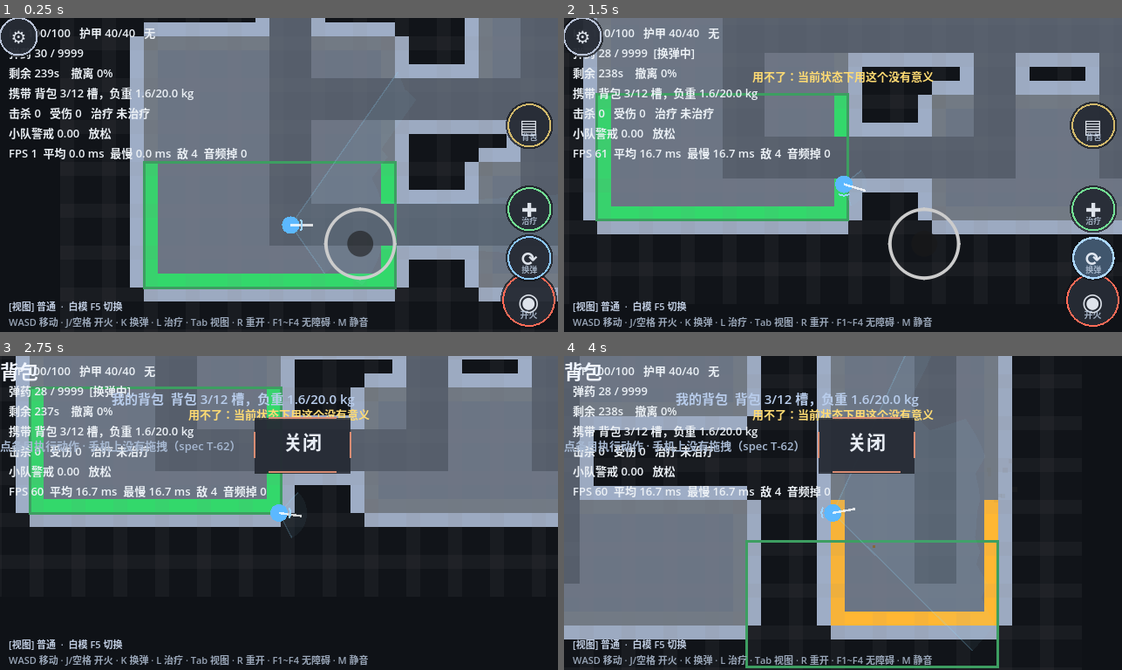
Above: before the commit, frames 1-4 (two rows, left to right).
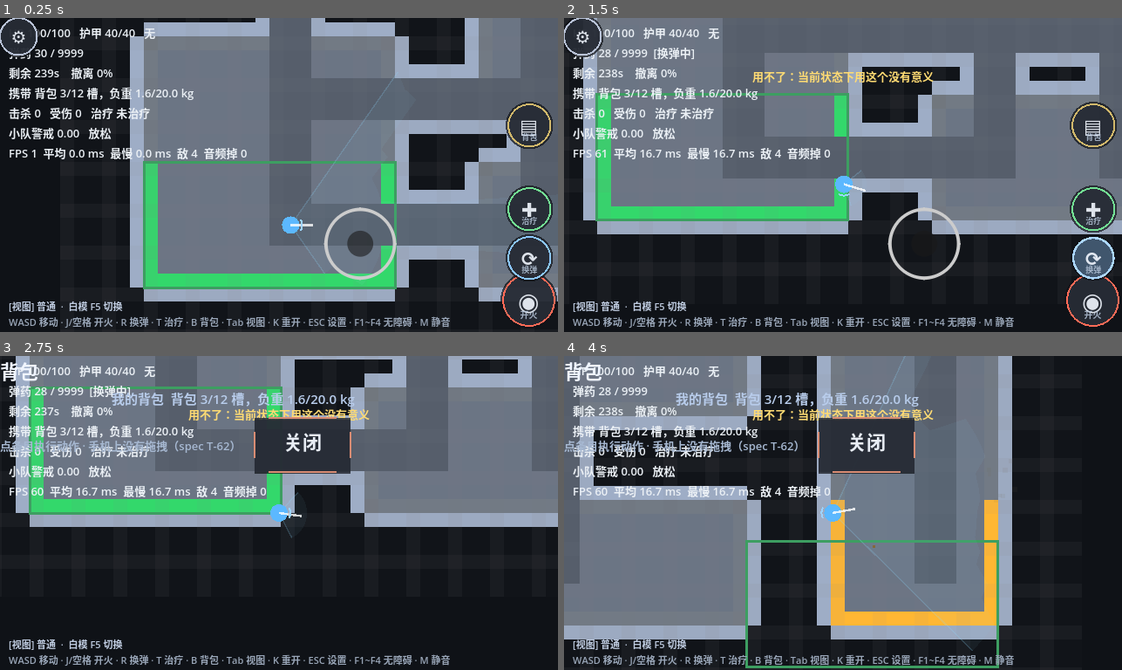
Above: after the commit, the same moments.

Repository: gungnior/SDCgame
Game: Godot game, scene res://view/raid_scene.tscn
The game is run twice, just before and just after one commit, with the same random seed, the same clock (stepped at 60 frames per second) and the same inputs.
Inputs (mouse positions are in pixels of both pictures, inside the frame that each line leads up to):
- Up to frame 1 (0.25 s): no input
- Up to frame 2 (1.5 s): tap Enter at 0.5 s; move the mouse to (1094, 300) at 0.52 s; hold D (move_right) 0.53-1.28 s; tap R at 0.6 s; click (1094, 300) at 0.67 s; tap Space at 0.77 s; move the mouse to (1094, 256) at 1.27 s; hold S (move_down) from 1.28 s (still down); tap T at 1.35 s; click (1094, 256) at 1.42 s
- Up to frame 3 (2.75 s): tap Space at 1.52 s; move the mouse to (530, 547) at 2.02 s; release S (move_down) at 2.03 s; hold D (move_right) from 2.03 s (still down); tap B at 2.1 s; click (530, 547) at 2.17 s
- Up to frame 4 (4 s): tap Space at 2.75, 3.02, 3.77 s; move the mouse to (792, 434) at 2.77 s; release D (move_right) at 2.78 s; hold W (move_up) 2.78-3.53 s; tap K at 2.85 s; click (792, 434) at 2.92 s; move the mouse to (1094, 462) at 3.52 s; hold A (move_left) from 3.53 s (still down); tap L at 3.6 s; click (1094, 462) at 3.67 s

The runs differ from the first frame. In frame 1, 0.9% of the frame differs, in the area x 21-81%, y 95-99%; in frame 2, 0.9%; in frame 3, 0.9%; in frame 4, 0.9%.
Error in both runs: Trying to get a return value of a method that returns "void" (res://ui/touch_button.gd:91)

Commit message:
refactor(view): 从 raid_scene.gd 抽出 HUD -> view/raid_hud.gd
raid_scene.gd 曾 1676 行 / 51 函数 / 89 顶层变量，50% 的提交都要改它。
其中 _update_hud 是纯追加型（每加一个统计量都要碰），是最大冲突面之一。

- view/raid_hud.gd   新增：Labels / toast / 尸体提示 / 文本缓存
- raid_scene.gd      1677 -> 1539 行，_update_hud/_toast/_bag_key_hint 改为委托

## 设计取舍
RaidHud.scene **故意不加类型**（duck typing）：用 Node2D 的话 GDScript 编译期
就拒绝 scene.player_pos 这类场景自定义成员。代价是写错名字要运行时才报错 ——
所以每次改完必须真跑场景 + 截图，不能只看编译过。

## 验证
- 775 项测试通过（3 条源码级断言因代码搬家而失效，已改为指向 raid_hud.gd；
  顺带加了「场景必须委托 raid_hud.refresh()」防回退）
- PC 端 51 项端到端验证通过
- **截图确认 HUD 全部元素与拆分前一致**（这是关键 —— 编译过 ≠ 画得出来）

Diff:
--- a/test/suites/s07_ui_mobile.gd
+++ b/test/suites/s07_ui_mobile.gd
@@ -211,12 +211,20 @@
 	# 查证：HUD 那一路还在用 `Performance.TIME_PROCESS`，
 	# 而它在 Android 上正是【已经被遥测判定为不可靠】并被换掉的那个。
 	# （同一个坑踩了两次：先修遥测、漏了 HUD。）
+	# ⚠️ HUD 的绘制代码已经搬到 `view/raid_hud.gd`（拆分 raid_scene.gd 上帝对象）。
+	#    所以断言要分别看两处：**场景里不许有**（防回退），**HUD 模块里必须有**。
+	#    （拆分让这条断言失效了一次 —— 这是好事：说明守卫确实盯着源码文本。）
 	var rs := FileAccess.get_file_as_string("res://view/raid_scene.gd")
+	var rh := FileAccess.get_file_as_string("res://view/raid_hud.gd")
 	# ⚠️ 只检查**实际调用** —— 注释里会提到它（说明为什么不能用），不算违规
 	_check(not rs.contains("get_monitor(Performance.TIME_PROCESS)"),
-		"HUD 不得再使用 Performance.TIME_PROCESS（Android 上会与 FPS 自相矛盾）")
-	_check(rs.contains("Tel.last_avg_ms()"), "HUD 用遥测的墙钟均值")
-	_check(rs.contains("Tel.last_worst_ms()"), "HUD 用遥测的墙钟最慢值")
+		"不得再使用 Performance.TIME_PROCESS（Android 上会与 FPS 自相矛盾）")
+	_check(not rh.contains("get_monitor(Performance.TIME_PROCESS)"),
+		"HUD 模块也不得使用它")
+	_check(rh.contains("Tel.last_avg_ms()"), "HUD 用遥测的墙钟均值")
+	_check(rh.contains("Tel.last_worst_ms()"), "HUD 用遥测的墙钟最慢值")
+	_check(rs.contains("raid_hud.refresh()"),
+		"场景把 HUD 刷新委托给 RaidHud（而不是把逻辑留回场景里）")
 	var tel := FileAccess.get_file_as_string("res://telemetry/telemetry.gd")
 	_check(tel.contains("func last_avg_ms"), "Tel 暴露 last_avg_ms")
 	_check(tel.contains("func last_worst_ms"), "Tel 暴露 last_worst_ms")
--- a/test/suites/s09_whitebox_ai.gd
+++ b/test/suites/s09_whitebox_ai.gd
@@ -328,10 +328,12 @@
 	# 用户 PC 实测："和敌人尸体没法交互。（战利品系统呢）"
 	# 尸体其实已经生成、也能搜 —— 问题是【没有可见入口】。
 	var rs := FileAccess.get_file_as_string("res://view/raid_scene.gd")
+	var rh := FileAccess.get_file_as_string("res://view/raid_hud.gd")
 	_check(rs.contains("_spawn_corpse(tgt)"), "击杀后会生成尸体容器")
-	_check(rs.contains("corpse_label"), "HUD 有『附近有尸体』的提示")
-	_check(rs.contains("func _bag_key_hint()"), "提示里带按键（触屏/PC 文案不同）")
-	_check(rs.contains("raid.corpse_near(player_pos)"), "每帧检测附近尸体")
+	# ⚠️ 尸体提示的绘制已搬到 view/raid_hud.gd（拆分上帝对象）。
+	_check(rh.contains("corpse_label"), "HUD 有『附近有尸体』的提示")
+	_check(rh.contains("func bag_key_hint"), "提示里带按键（触屏/PC 文案不同）")
+	_check(rh.contains("raid.corpse_near(scene.player_pos)"), "每帧检测附近尸体")
 	# SettingsMenu 不能和 Object._get 撞名（踩过一次编译失败）
 	var sm := FileAccess.get_file_as_string("res://ui/settings_menu.gd")
 	_check(not sm.contains("func _get("),
--- /dev/null
+++ b/view/raid_hud.gd
@@ -0,0 +1,203 @@
+class_name RaidHud
+extends CanvasLayer
+
+## 突袭 HUD —— 从 `view/raid_scene.gd` 抽出来
+##
+## ─── 为什么抽 ───
+## `raid_scene.gd` 曾长到 **1676 行 / 51 个函数 / 89 个顶层变量**，
+## 而统计 36 次提交有 **50% 都要改它**。其中 `_update_hud()` 是**纯追加型**函数 ——
+## 每加一个统计量就要改它一次；`_draw()` 同理。
+## 这两处是 raid_scene.gd 上最大的冲突面，所以优先切出来。
+##
+## ─── 怎么访问场景状态 ───
+## `scene` **故意不加类型**（duck typing）：
+## 用 `Node2D` 类型的话，GDScript 在编译期就会拒绝 `scene.player_pos` 这类
+## 场景自定义成员；不加类型则留到运行期解析。
+## 这样搬过来的代码几乎只需要把 `vitals` 改成 `scene.vitals`。
+## （代价：写错名字要到运行时才报错 —— 所以每次改完必须真跑场景验证。）
+
+## 宿主场景（RaidScene）。无类型，见上面的说明。
+var scene = null
+var is_touch := false
+var hud_fs := 13
+
+var hud_label: Label = null
+var hint_label: Label = null
+var view_label: Label = null
+var corpse_label: Label = null
+var toast_label: Label = null
+
+## 短提示状态（手机上唯一的即时反馈渠道）
+var toast_text := ""
+var toast_until := 0.0
+
+## 文本缓存：只在变化时才赋给 Label.text
+##
+## ⚠️ Godot 里给 `Label.text` 赋值（**哪怕值相同**）也会触发
+##    `update_minimum_size` -> 布局重算。每帧都设是移动端常见的隐形开销
+##    （真机"自动开火卡顿"的次要来源）。
+var _cache_hud := ""
+var _cache_view := ""
+var _cache_hint := ""
+var _cache_toast := ""
+var _cache_corpse := ""
+
+
+## 建立全部 HUD 控件。由场景在 _setup_view() 里调用。
+func setup(p_is_touch: bool) -> void:
+	is_touch = p_is_touch
+	# 手机上字号要更大（真机反馈：默认 13px 在手机上偏小）
+	hud_fs = 16 if is_touch else 13
+
+	hud_label = Label.new()
+	# ⚠️ 触屏时左上角有【齿轮按钮】（打开设置/暂停），HUD 第一行会被它压住。
+	#    实测截图里 "HP 100/100" 的 H 直接被齿轮盖掉。
+	hud_label.position = Vector2(64 if is_touch else 10, 6)
+	hud_label.add_theme_font_size_override("font_size", hud_fs)
+	hud_label.add_theme_color_override("font_color", Color(0.92, 0.94, 0.96))
+	add_child(hud_label)
+
+	# ⚠️ 底部两行必须【锚定到左下】而不是写死 y 坐标。
+	#    改成 stretch/aspect="expand" 后，视口高度会随设备比例变化，
+	#    写死 342 在长屏上会飘到屏幕中间（真机踩过）。
+	hint_label = Label.new()
+	hint_label.set_anchors_preset(Control.PRESET_BOTTOM_LEFT)
+	hint_label.position = Vector2(10, -20)
+	hint_label.add_theme_font_size_override("font_size", hud_fs - 2)
+	hint_label.add_theme_color_override("font_color", Color(0.6, 0.65, 0.72))
+	add_child(hint_label)
+
+	view_label = Label.new()
+	view_label.set_anchors_preset(Control.PRESET_BOTTOM_LEFT)
+	view_label.position = Vector2(10, -38)
+	view_label.add_theme_font_size_override("font_size", hud_fs - 2)
+	view_label.add_theme_color_override("font_color", Color(0.75, 0.80, 0.88))
+	add_child(view_label)
+
+	toast_label = Label.new()
+	toast_label.set_anchors_preset(Control.PRESET_CENTER_TOP)
+	toast_label.position = Vector2(-160, 56)
+	toast_label.size = Vector2(320, 24)
+	toast_label.horizontal_alignment = HORIZONTAL_ALIGNMENT_CENTER
+	toast_label.add_theme_font_size_override("font_size", hud_fs)
+	toast_label.add_theme_color_override("font_color", Color(1.0, 0.86, 0.45))
+	toast_label.visible = false
+	add_child(toast_label)
+
+
+## 弹一条短提示（2 秒）。手机上唯一的即时反馈渠道。
+func toast(msg: String, seconds: float = 2.0) -> void:
+	toast_text = msg
+	toast_until = (scene._time if scene != null else 0.0) + seconds
+	if Tel != null:
+		Tel.emit("toast", {"msg": msg})
+
+
+## 搜索/背包的按键提示文案（触屏与 PC 不同）
+func bag_key_hint() -> String:
+	return "背包按钮" if is_touch else "B"
+
+
+## 结算界面弹出时整体收起（否则会和结算文字叠在一起）
+func set_all_visible(v: bool) -> void:
+	if hud_label != null:
+		hud_label.visible = v
+	if hint_label != null:
+		hint_label.visible = v
+	if view_label != null:
+		view_label.visible = v
+
+
+## 每帧刷新全部 HUD 文本。原 `raid_scene._update_hud()`。
+func refresh() -> void:
+	if scene == null or scene.raid == null:
+		return
+	var raid = scene.raid
+	var vitals = scene.vitals
+	var lines: Array[String] = []
+	lines.append("HP %d/%d   护甲 %d/%d   %s" % [
+		vitals.hp, vitals.max_hp, vitals.armor, vitals.max_armor,
+		Vitals.BLEED_NAME[vitals.bleed]])
+	lines.append("弹药 %d / %d%s" % [
+		scene.player_weapon.ammo_in_mag, scene.player_weapon.reserve_ammo,
+		"  [换弹中]" if scene.player_weapon.is_reloading() else ""])
+	lines.append("剩余 %ds    撤离 %.0f%%" % [
+		int(raid.time_left), raid.extract_progress_ratio() * 100.0])
+	lines.append("携带 %s" % raid.carry.summary())
+	lines.append("击杀 %d   受伤 %d   治疗 %s" % [
+		raid.enemies_killed, vitals.total_damage_taken, scene.medical.status_text()])
+	lines.append("小队警戒 %.2f   %s" % [
+		scene.squad.alert_level,
+		"交战中" if scene.squad.is_engaged() else ("警觉" if scene.squad.is_alerted() else "放松")])
+	# 性能读数（真机排障用：卡顿时可以直接报数字）
+	# ⚠️ 这里【不能用 Performance.TIME_PROCESS】—— 真机实测它在 Android 上
+	#    给出与 FPS 自相矛盾的值（HUD 显示 "FPS 60  帧 25.2ms"，
+	#    而同一时刻遥测的墙钟均值是 16.6ms）。改用 Tel 的墙钟测量值。
+	lines.append("FPS %d  平均 %.1f ms  最慢 %.1f ms  敌 %d  音频掉 %d" % [
+		int(Engine.get_frames_per_second()),
+		0.0 if Tel == null else Tel.last_avg_ms(),
+		0.0 if Tel == null else Tel.last_worst_ms(),
+		scene.agents.size(),
+		0 if Sfx == null else Sfx.dropped_count])
+
+	var dbg := ["普通", "流场方向", "房间图", "声音范围"]
+	var over = scene.result_overlay != null and scene.result_overlay.is_shown()
+	set_all_visible(not over)
+	if over:
+		return
+	_set_label(hud_label, "\n".join(lines), "_cache_hud")
+	_set_label(view_label, "[视图] %s%s" % [dbg[scene.debug_mode],
+		"  ·  白模 F5 切换" if scene.render_mode == scene.RENDER_WHITEBOX
+		else "  ·  美术 F5 切换"], "_cache_view")
+
+	# ── 附近尸体的交互提示（真机反馈 #4）──
+	# 用户："和敌人尸体没法交互。（战利品系统呢）"
+	# 尸体其实生成了、也能搜 —— 但**没有可见的入口**，玩家不知道按什么。
+	_refresh_corpse_prompt(raid)
+
+	# 短提示
+	if toast_label != null:
+		# ⚠️ 必须显式标 bool —— `scene` 是无类型的（duck typing），
+		#    所以 `scene._time < toast_until` 的结果是 Variant，`:=` 推不出类型。
+		var show: bool = scene._time < toast_until
+		if toast_label.visible != show:
+			toast_label.visible = show
+		if show:
+			_set_label(toast_label, toast_text, "_cache_toast")
+
+	# ⚠️ 提示必须按平台给（真机反馈：安卓上显示的是 WASD/J/K/L 键盘键位）
+	var hint := ("左摇杆移动 · 右摇杆瞄准 · ◉ 开火 · ⟳ 换弹 · ✚ 治疗"
+		if is_touch
+		else "WASD 移动 · J/空格 开火 · R 换弹 · T 治疗 · B 背包 · Tab 视图 · K 重开 · ESC 设置 · F1~F4 无障碍 · M 静音")
+	_set_label(hint_label, hint, "_cache_hint")
+
+
+func _refresh_corpse_prompt(raid) -> void:
+	if corpse_label == null:
+		corpse_label = Label.new()
+		corpse_label.set_anchors_preset(Control.PRESET_CENTER_BOTTOM)
+		corpse_label.position = Vector2(-200, -58)
+		corpse_label.size = Vector2(400, 22)
+		corpse_label.horizontal_alignment = HORIZONTAL_ALIGNMENT_CENTER
+		corpse_label.add_theme_font_size_override("font_size", hud_fs + 2)
+		corpse_label.add_theme_color_override("font_color", Color(1.0, 0.85, 0.42))
+		corpse_label.visible = false
+		add_child(corpse_label)
+	var ci_near: int = raid.corpse_near(scene.player_pos)
+	if ci_near >= 0 and not raid.is_over():
+		var n_stacks := (raid.corpses[ci_near]["drops"] as Array).size()
+		_set_label(corpse_label, "[%s] 搜索尸体 · %d 堆战利品"
+			% [bag_key_hint(), n_stacks], "_cache_corpse")
+		corpse_label.visible = true
+	elif corpse_label.visible:
+		corpse_label.visible = false
+
+
+## 只在文本真的变了才写 Label.text（见 _cache_* 的说明）
+func _set_label(l: Label, txt: String, cache_key: String) -> void:
+	if l == null:
+		return
+	if get(cache_key) == txt:
+		return
+	set(cache_key, txt)
+	l.text = txt
--- a/view/raid_scene.gd
+++ b/view/raid_scene.gd
@@ -80,10 +80,11 @@
 
 # ─── 视图 ───
 var camera: Camera2D
-var hud: CanvasLayer
-var hud_label: Label
-var hint_label: Label
-var view_label: Label
+## 突袭 HUD（Labels / toast / 尸体提示）—— 实现在 view/raid_hud.gd
+var raid_hud: RaidHud
+
+
+
 var debug_mode := 0              ## 0 普通 1 流向场 2 房间图 3 声音范围
 
 # ─── 手感 / 音频 / 触屏（specs/tech-stack.md §2 与 §7.3）───
@@ -284,49 +285,13 @@
 	add_child(camera)
 	camera.make_current()
 
-	hud = CanvasLayer.new()
-	add_child(hud)
-
-	# 手机上字号要更大（真机反馈：默认 13px 在手机上偏小）
-	var fs := 16 if _is_touch else 13
-	_hud_fs = fs          # 供 _update_hud 使用（局部变量跨不过函数）
-
-	hud_label = Label.new()
-	# ⚠️ 触屏时左上角有【齿轮按钮】（打开设置/暂停），HUD 第一行会被它压住。
-	#    实测截图里 "HP 100/100" 的 H 直接被齿轮盖掉。
-	#    这里把 HUD 整体右移让开齿轮。
-	hud_label.position = Vector2(64 if _is_touch else 10, 6)
-	hud_label.add_theme_font_size_override("font_size", fs)
-	hud_label.add_theme_color_override("font_color", Color(0.92, 0.94, 0.96))
-	hud.add_child(hud_label)
-
-	# ⚠️ 底部两行必须【锚定到左下】而不是写死 y 坐标。
-	#    改成 stretch/aspect="expand" 后，视口高度会随设备比例变化，
-	#    写死 342 在长屏上会飘到屏幕中间（真机踩过）。
-	hint_label = Label.new()
-	hint_label.set_anchors_preset(Control.PRESET_BOTTOM_LEFT)
-	hint_label.position = Vector2(10, -20)
-	hint_label.add_theme_font_size_override("font_size", fs - 2)
-	hint_label.add_theme_color_override("font_color", Color(0.6, 0.65, 0.72))
-	hud.add_child(hint_label)
-
-	view_label = Label.new()
-	view_label.set_anchors_preset(Control.PRESET_BOTTOM_LEFT)
-	view_label.position = Vector2(10, -38)
-	view_label.add_theme_font_size_override("font_size", fs - 2)
-	view_label.add_theme_color_override("font_color", Color(0.75, 0.80, 0.88))
-	hud.add_child(view_label)
-
-	# 短提示（手机上唯一的即时反馈渠道 —— 例如"没有医疗物品"）
-	_toast_label = Label.new()
-	_toast_label.set_anchors_preset(Control.PRESET_CENTER_TOP)
-	_toast_label.position = Vector2(-160, 56)
-	_toast_label.size = Vector2(320, 24)
-	_toast_label.horizontal_alignment = HORIZONTAL_ALIGNMENT_CENTER
-	_toast_label.add_theme_font_size_override("font_size", fs)
-	_toast_label.add_theme_color_override("font_color", Color(1.0, 0.86, 0.45))
-	_toast_label.visible = false
-	hud.add_child(_toast_label)
+	# ── HUD（Labels / toast / 尸体提示）全部在 view/raid_hud.gd ──
+	# 抽出去的原因：_update_hud 是「纯追加型」函数，每加一个统计量都要改，
+	# 是 raid_scene.gd 上最大的冲突面之一。
+	raid_hud = RaidHud.new()
+	raid_hud.scene = self
+	raid_hud.setup(_is_touch)
+	add_child(raid_hud)
 
 	_load_tiles()
 	_build_map_texture()
@@ -1211,32 +1176,17 @@
 ## 视野锥半角（度）—— 供绘制与调试视图使用
 func aim_cone_deg() -> float:
 	return player_weapon.def.aim_cone_deg if player_weapon != null else 45.0
-## HUD 短提示（2 秒）。手机上唯一的即时反馈渠道。
-var _toast_text := ""
-var _toast_until := 0.0
-var _toast_label: Label = null
-## 附近尸体的交互提示（真机反馈 #4）
-var corpse_label: Label = null
-## HUD 字号（_setup_view 里定，_update_hud 里用）
-var _hud_fs := 13
 
 
 func _toast(msg: String, seconds: float = 2.0) -> void:
-	_toast_text = msg
-	_toast_until = _time + seconds
-	if Tel != null:
-		Tel.emit("toast", {"msg": msg})
-
-
-## 真正返回藏身处（切场景），与再来一局是两条不同的路
-# ─────────────────── 背包 / 搜索面板（真机反馈 #3 / #6）───────────────────
-
-## 搜索/背包的按键提示文案（触屏与 PC 不同）
+	if raid_hud != null:
+		raid_hud.toast(msg, seconds)
+
+
 func _bag_key_hint() -> String:
-	return '背包按钮' if _is_touch else 'B'
-
-
-## 打开设置/暂停菜单（ESC / 左上角齿轮 / 安卓返回键）
+	return raid_hud.bag_key_hint() if raid_hud != null else "B"
+
+
 func _open_settings() -> void:
 	if settings_menu == null:
 		return
@@ -1582,95 +1532,7 @@
 
 
 func _update_hud() -> void:
-	if raid == null:
-		return
-	var lines: Array[String] = []
-	lines.append("HP %d/%d   护甲 %d/%d   %s" % [
-		vitals.hp, vitals.max_hp, vitals.armor, vitals.max_armor,
-		Vitals.BLEED_NAME[vitals.bleed]])
-	lines.append("弹药 %d / %d%s" % [
-		player_weapon.ammo_in_mag, player_weapon.reserve_ammo,
-		"  [换弹中]" if player_weapon.is_reloading() else ""])
-	lines.append("剩余 %ds    撤离 %.0f%%" % [int(raid.time_left), raid.extract_progress_ratio() * 100.0])
-	lines.append("携带 %s" % raid.carry.summary())
-	lines.append("击杀 %d   受伤 %d   治疗 %s" % [
-		raid.enemies_killed, vitals.total_damage_taken, medical.status_text()])
-	lines.append("小队警戒 %.2f   %s" % [
-		squad.alert_level, "交战中" if squad.is_engaged() else ("警觉" if squad.is_alerted() else "放松")])
-	# 性能读数（真机排障用：卡顿时可以直接报数字）
-	# ⚠️ 这里【不能用 Performance.TIME_PROCESS】—— 真机实测它在 Android 上
-	#    给出与 FPS 自相矛盾的值（HUD 显示 "FPS 60  帧 25.2ms"，
-	#    而同一时刻遥测的墙钟均值是 16.6ms）。改用 Tel 的墙钟测量值。
-	lines.append("FPS %d  平均 %.1f ms  最慢 %.1f ms  敌 %d  音频掉 %d" % [
-		int(Engine.get_frames_per_second()),
-		0.0 if Tel == null else Tel.last_avg_ms(),
-		0.0 if Tel == null else Tel.last_worst_ms(),
-		agents.size(),
-		0 if Sfx == null else Sfx.dropped_count])
-
-	var dbg := ["普通", "流场方向", "房间图", "声音范围"]
-	# 结算界面弹出时藏掉 HUD 正文（否则会和结算文字叠在一起）
-	var over := result_overlay != null and result_overlay.is_shown()
-	hud_label.visible = not over
-	hint_label.visible = not over
-	view_label.visible = not over
-	if over:
-		return
-	# ⚠️ 只在文本变化时才赋值。
-	#    Godot 里给 Label.text 赋值（哪怕值相同）也会触发 update_minimum_size -> 布局重算，
-	#    每帧都设是移动端常见的隐形开销（真机"自动开火卡顿"的次要来源）。
-	_set_label(hud_label, "\n".join(lines), "_cache_hud")
-	_set_label(view_label, "[视图] %s%s" % [dbg[debug_mode],
-		"  ·  白模 F5 切换" if render_mode == RENDER_WHITEBOX else "  ·  美术 F5 切换"], "_cache_view")
-
-	# ── 附近尸体的交互提示（真机反馈 #4）──
-	# 用户：和敌人尸体没法交互。（战利品系统呢）
-	# 尸体其实生成了、也能搜 —— 但**没有可见的入口**，玩家不知道按什么。
-	# 所以靠近时直接把提示和按键写出来。
-	if corpse_label == null:
-		corpse_label = Label.new()
-		corpse_label.set_anchors_preset(Control.PRESET_CENTER_BOTTOM)
-		corpse_label.position = Vector2(-200, -58)
-		corpse_label.size = Vector2(400, 22)
-		corpse_label.horizontal_alignment = HORIZONTAL_ALIGNMENT_CENTER
-		corpse_label.add_theme_font_size_override('font_size', _hud_fs + 2)
-		corpse_label.add_theme_color_override('font_color', Color(1.0, 0.85, 0.42))
-		corpse_label.visible = false
-		hud.add_child(corpse_label)
-	var ci_near := raid.corpse_near(player_pos)
-	if ci_near >= 0 and not raid.is_over():
-		var n_stacks := (raid.corpses[ci_near]['drops'] as Array).size()
-		_set_label(corpse_label, '[%s] 搜索尸体 · %d 堆战利品'
-			% [_bag_key_hint(), n_stacks], '_cache_corpse')
-		corpse_label.visible = true
-	elif corpse_label.visible:
-		corpse_label.visible = false
-
-	# 短提示
-	if _toast_label != null:
-		var show := _time < _toast_until
-		if _toast_label.visible != show:
-			_toast_label.visible = show
-		if show:
-			_set_label(_toast_label, _toast_text, "_cache_toast")
-	# ⚠️ 提示必须按平台给（真机反馈：安卓上显示的是 WASD/J/K/L 键盘键位）
-	var hint := ("左摇杆移动 · 右摇杆瞄准 · ◉ 开火 · ⟳ 换弹 · ✚ 治疗"
-		if _is_touch
-		else "WASD 移动 · J/空格 开火 · K 换弹 · L 治疗 · Tab 视图 · R 重开 · F1~F4 无障碍 · M 静音")
-	_set_label(hint_label, hint, "_cache_hint")
-
-
-var _cache_hud := ""
-var _cache_view := ""
-var _cache_hint := ""
-var _cache_toast := ""
-var _cache_corpse := ""
-
-
-func _set_label(l: Label, txt: String, cache_key: String) -> void:
-	if l == null:
-		return
-	if get(cache_key) == txt:
-		return
-	set(cache_key, txt)
-	l.text = txt
+	# HUD 的全部文本与提示都在 RaidHud 里（view/raid_hud.gd）——
+	# 这里只留委托，避免 _update_hud 继续当「每加一个统计量都要改」的冲突点。
+	if raid_hud != null:
+		raid_hud.refresh()
Not shown, added: view/raid_hud.gd.uid
Not shown, added: tools/extract_hud.py
